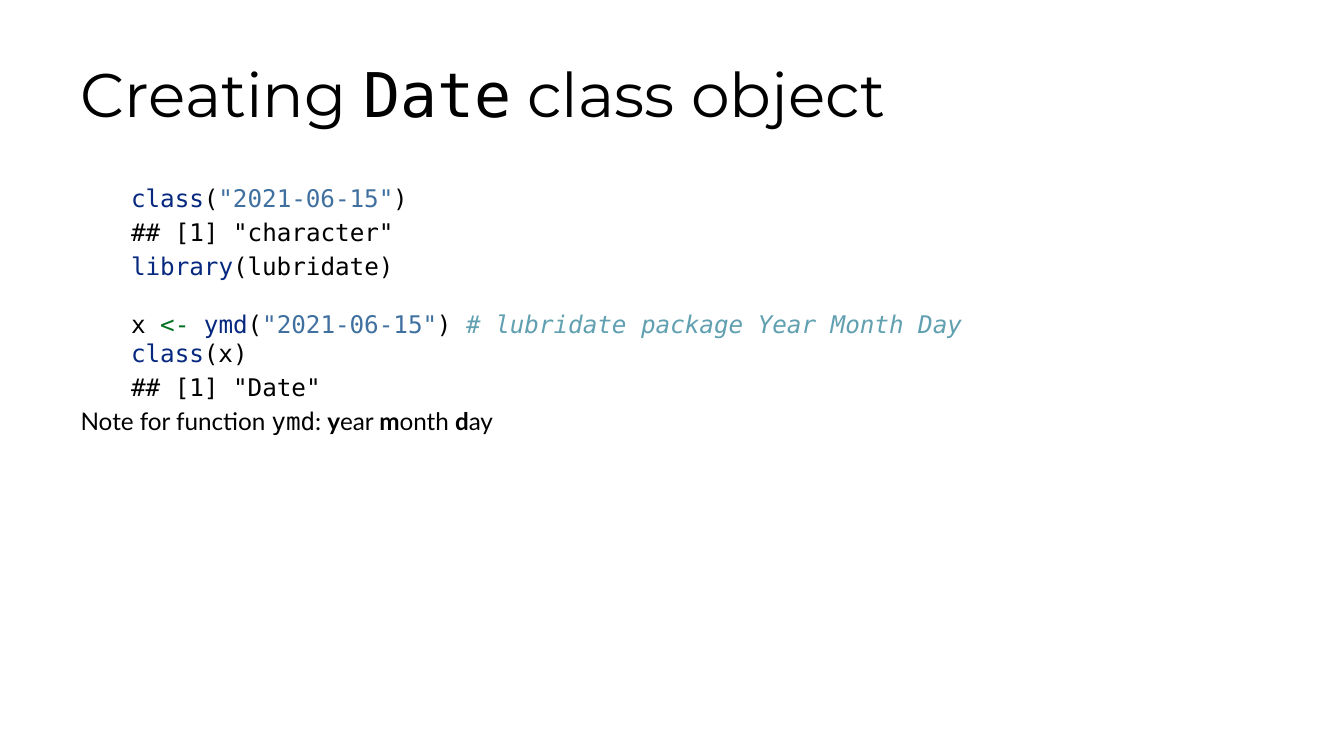
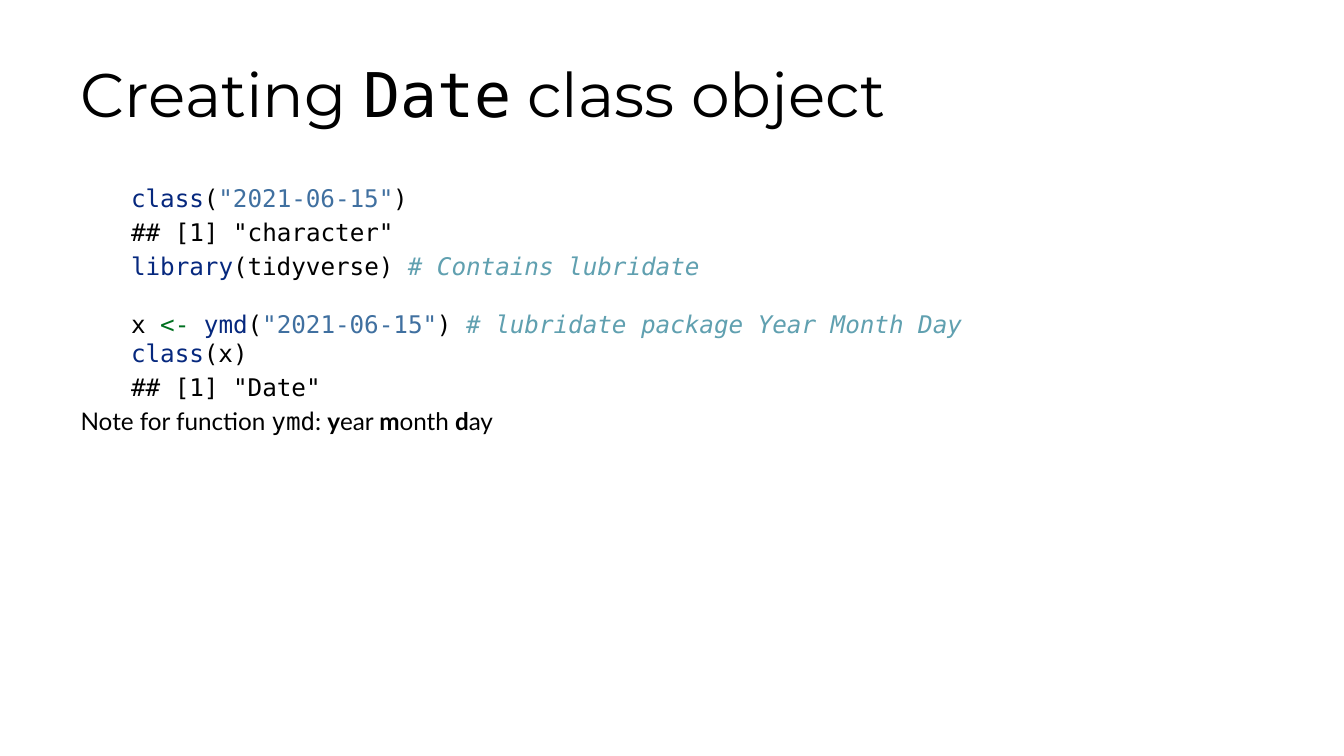
Before and after one commit to fhdsl/DaSEH, a slide deck: slide 18 of modules/Data_Classes/Data_Classes.pptx. Drawn at 1344x756 pixels with LibreOffice and Linux fonts; fonts in the diff are those of the drawing. Boxes give left, top, right and bottom in pixels: in the first picture for what was removed or moved away, otherwise in the second. Text is boxed around its words. In the diff, an @@ line names an element or a change of style, - is before the commit and + after.

```diff
--- a/modules/Data_Classes/Data_Classes.pptx
+++ b/modules/Data_Classes/Data_Classes.pptx
@@ text at [131,256,962,366]: text changed; italic on @@
-library(lubridate)
-x <- ymd("2021-06-15") # lubridate package Year Month Day
-class(x)
+library(tidyverse) # Contains lubridate
+x <- ymd("2021-06-15") # lubridate package Year Month Day
+class(x)
```
Also in this commit, not shown: 2 other slides changed, 3 other files.
